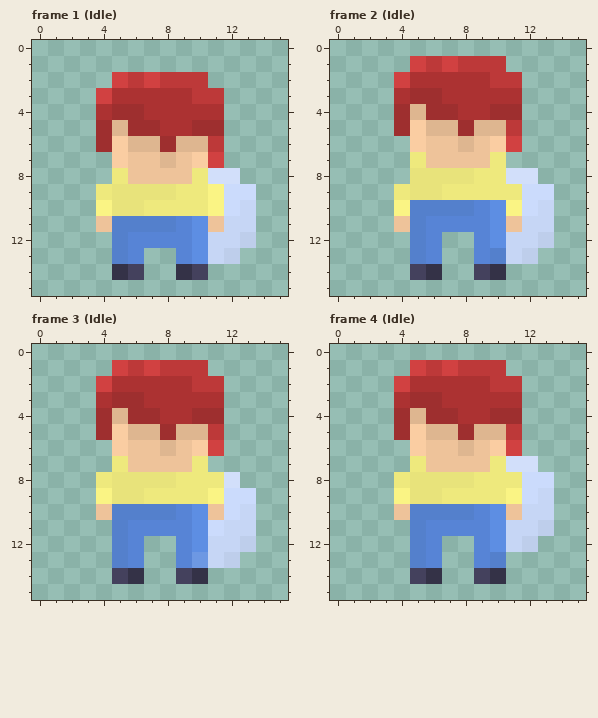
Two versions of one pixel-art file, Art/2D/Workfiles/Characters/Player.aseprite. Above, as it was before the edit.
16x16 pixels, 13 frames. Colours within 5 levels of each other are drawn and written as one. Shown: frame 1 (Idle), frame 2 (Idle), frame 3 (Idle), frame 4 (Idle). The commit also changed other frames, which this record leaves out.
The result:
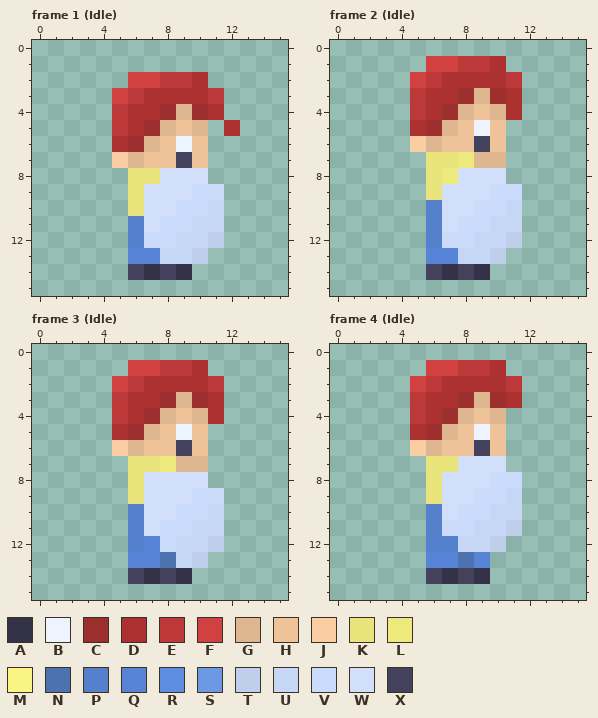
Palette (. is transparent): A #343247  B #edf3ff  C #9e2f2f  D #ac3232  E #bd3939  F #d14141  G #deb690  H #eec39a  J #facda2  K #e8e37b  L #eee97d  M #faf484  N #4d72b0  P #5480cc  Q #5784d6  R #5d8ee3  S #6d98e3  T #beceeb  U #c6d6f5  V #cbdbfc  W #d2dffa  X #44415d
The commit says: Added all animations for Player
Edits made:
layer "Character/Right" now shown
layer "Character/Up" now hidden
--- frame 1 (Idle)
@@ x 0..15 @@
  1 ................
- 2 .....FEFEEE.....
- 3 ....FDDDDDEE....
- 4 ....DCCDDDDD....
- 5 ....CGCCDDCC....
- 6 ....CJGGCGGE....
- 7 .....JHHGHJF....
- 8 .....LHHHHLWW...
- 9 ....LKKKKLLMVV..
-10 ....MKKLLLLMVU..
-11 ....HPPPPQRHUU..
-12 .....PQQQQRUUT..
-13 .....PQ..QRUT...
-14 .....AX..AX.....
+ 2 ......FFEED.....
+ 3 .....FEDDDDE....
+ 4 .....EDDCGCD....
+ 5 .....EDCGHG.D...
+ 6 .....DCGHBH.....
+ 7 .....JGHHXH.....
+ 8 ......KKWWW.....
+ 9 ......KWWWVV....
+10 ......KWWVVU....
+11 ......PWVVUU....
+12 ......PVVUUT....
+13 ......QQUUT.....
+14 ......XAXA......
 15 ................
--- frame 2 (Idle)
@@ x 0..15 @@
  0 ................
- 1 .....FEFEEE.....
- 2 ....FDDDDDEE....
- 3 ....DCCDDDDD....
- 4 ....CGCCDDCC....
- 5 ....CJGGCGGE....
- 6 .....JHHGHJF....
- 7 .....LHHHHL.....
- 8 .....KKKKLLWW...
- 9 ....LKKLLLLLVV..
-10 ....MPPPPQRMVU..
-11 ....HPQQQQRHUU..
-12 .....PQ..QRUUT..
-13 .....PQ..QPUT...
-14 .....XA..XA.....
+ 1 ......FFEED.....
+ 2 .....FEDDDDE....
+ 3 .....EDDCGCD....
+ 4 .....EDCGHGD....
+ 5 .....DCGHBH.....
+ 6 .....JGHHXH.....
+ 7 ......KKLGG.....
+ 8 ......KLWWW.....
+ 9 ......KWWWVV....
+10 ......PWWVVU....
+11 ......PWVVUU....
+12 ......PVVUUT....
+13 ......QQUUT.....
+14 ......XAXA......
 15 ................
--- frame 3 (Idle)
@@ x 0..15 @@
  0 ................
- 1 .....FEFEEE.....
- 2 ....FDDDDDEE....
- 3 ....DCCDDDDD....
- 4 ....CGCCDDCC....
- 5 ....CJGGCGGE....
- 6 .....JHHGHJF....
- 7 .....LHHHHL.....
- 8 ....LKKKKLLLW...
- 9 ....MKKLLLLMVV..
-10 ....HPPPPQRHVU..
-11 .....PQQQQRVUU..
-12 .....PQ..QRUUT..
-13 .....PQ..QSUT...
-14 .....XA..XA.....
+ 1 ......FFEED.....
+ 2 .....FEDDDDE....
+ 3 .....EDDCGCD....
+ 4 .....EDCGHGD....
+ 5 .....DCGHBH.....
+ 6 .....JGHHXH.....
+ 7 ......KKLGG.....
+ 8 ......KWWWW.....
+ 9 ......KWWWVV....
+10 ......PWWVVU....
+11 ......PWVVUU....
+12 ......PQVUUT....
+13 ......QQNUT.....
+14 ......XAXA......
 15 ................
--- frame 4 (Idle)
@@ x 0..15 @@
  0 ................
- 1 .....FEFEEE.....
- 2 ....FDDDDDEE....
- 3 ....DCCDDDDD....
- 4 ....CGCCDDCC....
- 5 ....CJGGCGGE....
- 6 .....JHHGHJF....
- 7 .....LHHHHLWW...
- 8 ....LKKKKLLLVV..
- 9 ....MKKLLLLMVU..
-10 ....HPPPPQRHUU..
-11 .....PQQQQRUUT..
-12 .....PQ..QRUT...
-13 .....PQ..QP.....
-14 .....XA..XA.....
+ 1 ......FFEED.....
+ 2 .....FEDDDDE....
+ 3 .....EDDCGCD....
+ 4 .....EDCGHG.....
+ 5 .....DCGHBH.....
+ 6 .....JGHHXH.....
+ 7 ......KKWWW.....
+ 8 ......KWWWVV....
+ 9 ......KWWVVU....
+10 ......PWVVUU....
+11 ......PVVUUT....
+12 ......PPUUT.....
+13 ......QQNQ......
+14 ......XAXA......
 15 ................
